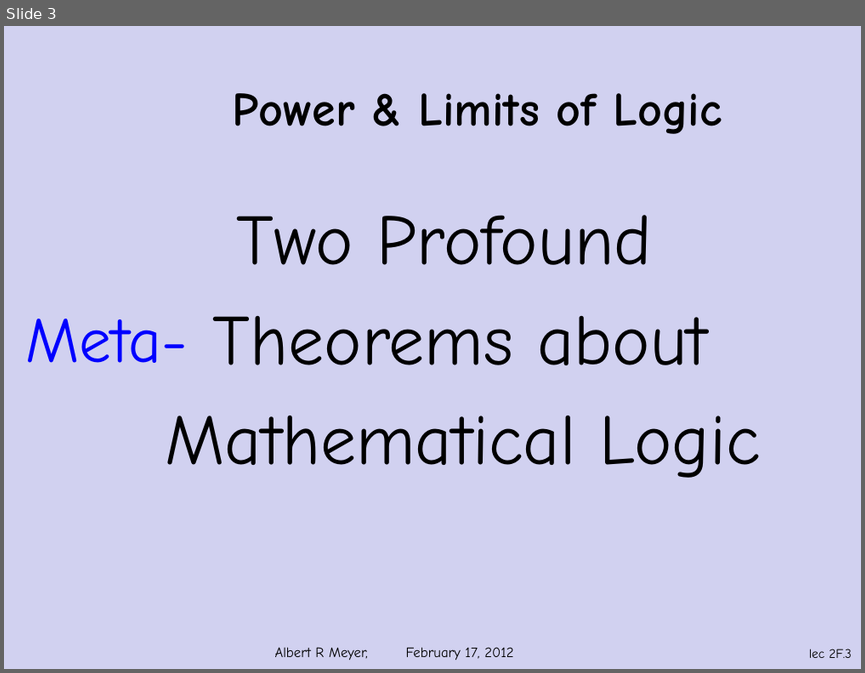
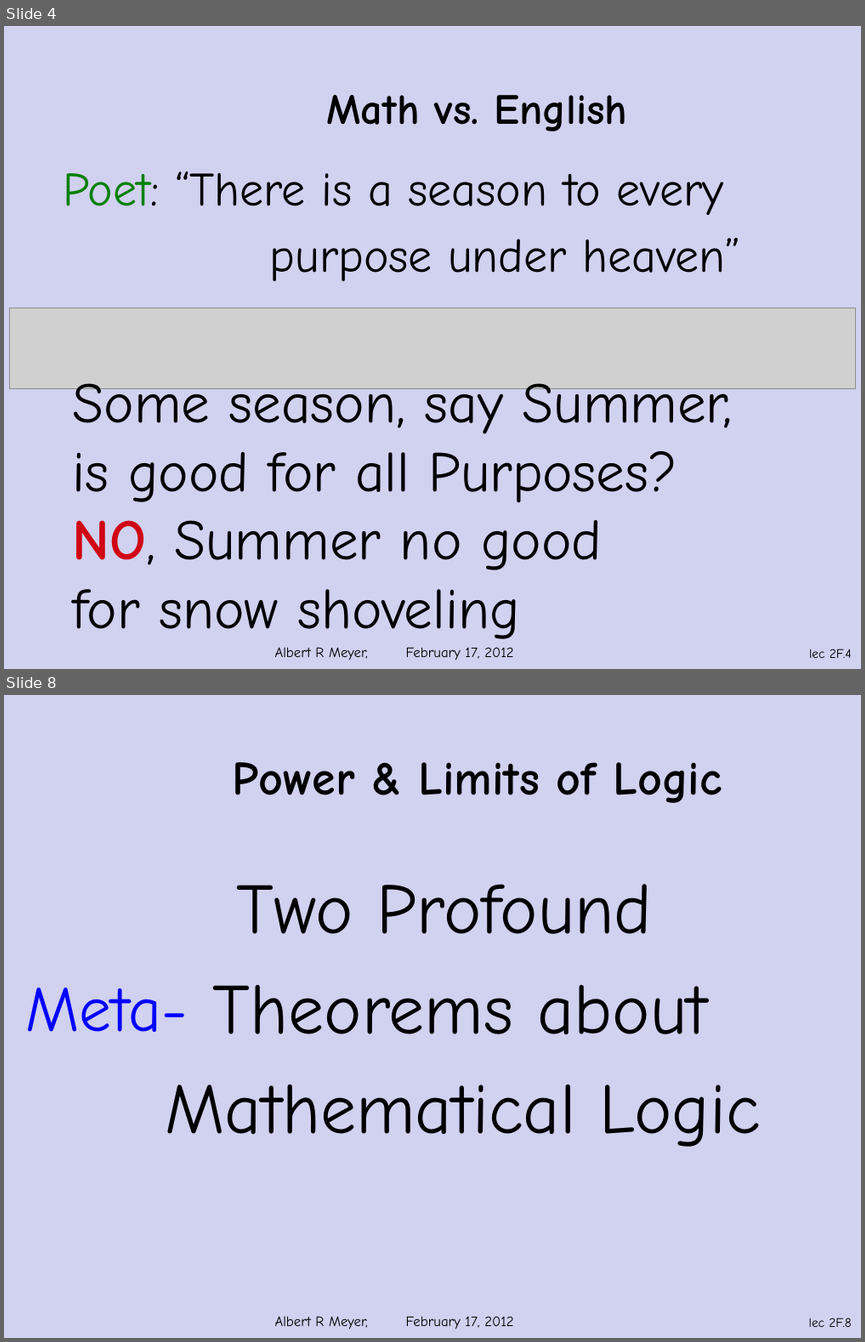
Before and after one commit to armeyer/mcs_web, a slide deck: spring12/slidesS12/predicate-logic3.pptx. Shown one above the other, each under a label of ours: slide 3 before the commit, slides 4 and 8 after it; the slides between them are not shown. The pictures are 865x673 and 865x1342 pixels, drawn with LibreOffice and Linux fonts; fonts in the diff are those of the drawing; grey boxes stand for pictures; background and template pictures are left out. Boxes give left, top, right and bottom in pixels: in the first picture for what was removed or moved away, otherwise in the second. Text is boxed around its words. In the diff, an @@ line names an element or a change of style, - is before the commit and + after.

```diff
--- a/spring12/slidesS12/predicate-logic3.pptx
+++ b/spring12/slidesS12/predicate-logic3.pptx
@@ slide 4 added at (4, 26, 861, 669), background #D1D1F0; not listed: 2 template elements that a slide beside it also shows @@
@@ title added at (326, 95, 628, 131), 36 pt, text #000000, bold @@
+Math vs. English
@@ text added at (64, 171, 740, 281), 40 pt, text #000000 @@
+Poet: “There is a season to every
+purpose under heaven”
@@ picture added at (9, 308, 856, 389) @@
@@ text added at (72, 383, 732, 639), 48 pt, text #000000 @@
+Some season, say Summer,
+is good for all Purposes?
+NO, Summer no good
+for snow shoveling
@@ what was slide 3 is now slide 8 @@
@@ page number at (809, 1317, 851, 1327): text changed @@
-lec 2F.3
+lec 2F.8
```
Also in this commit, not shown: 3 slides changed, 5 other slides added, 1 slide removed, 1 other file.
